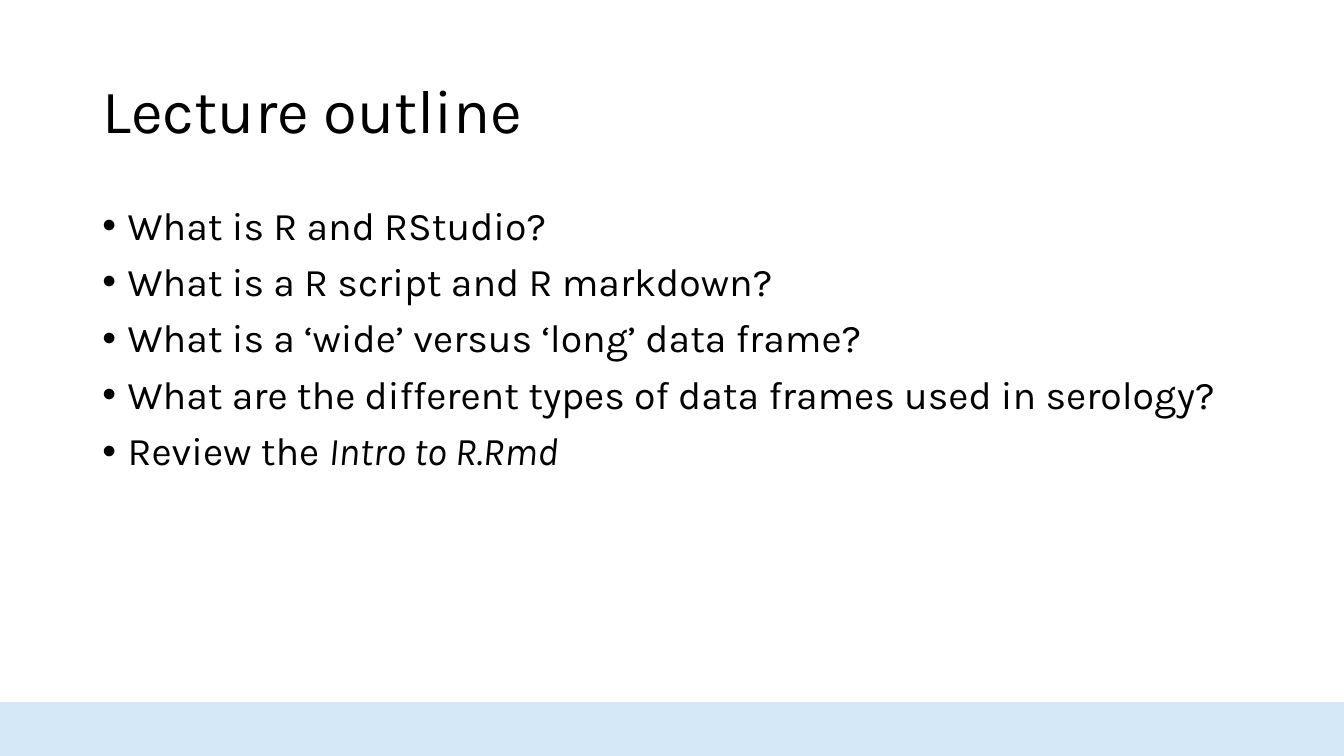
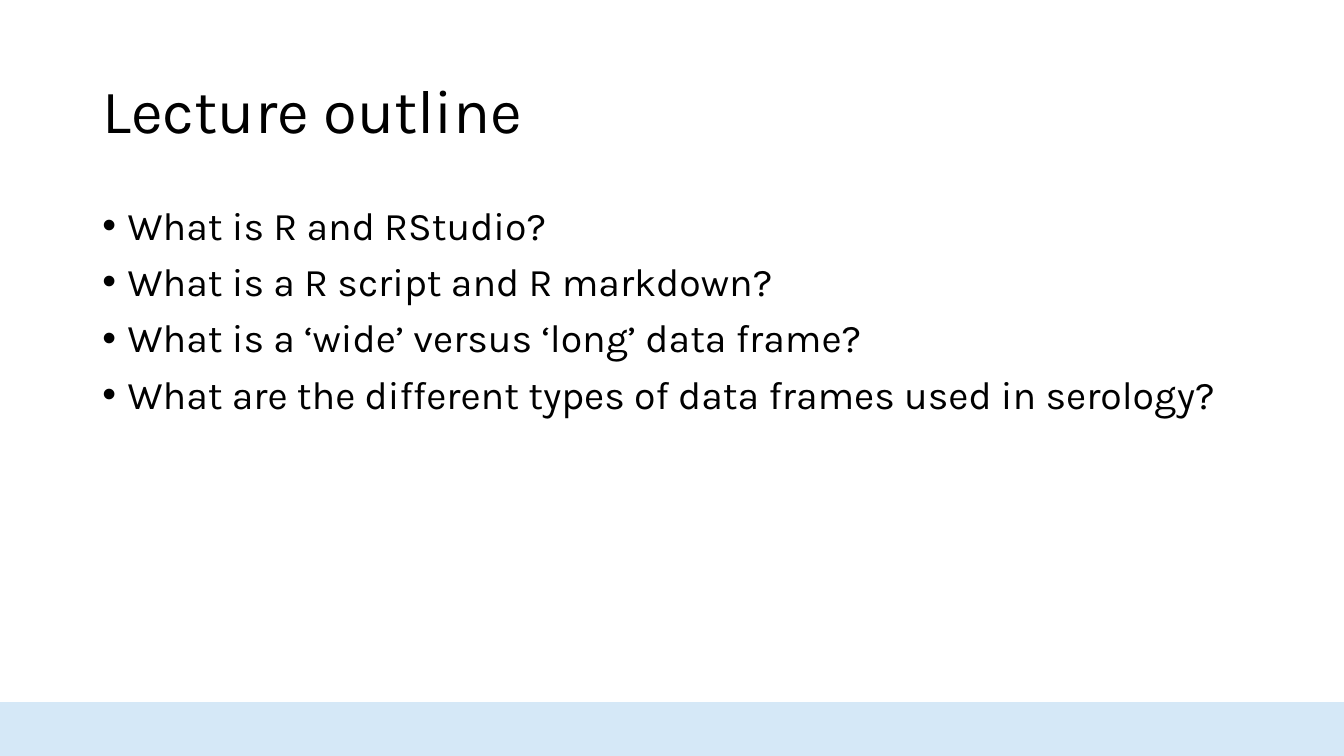
Before and after one commit to HopkinsIDD/seroanalytics_workshop, a slide deck: slide 2 of Part 2/Lecture 2.pptx. Drawn at 1344x756 pixels with LibreOffice and Linux fonts; fonts in the diff are those of the drawing; background and template pictures are left out. Boxes give left, top, right and bottom in pixels: in the first picture for what was removed or moved away, otherwise in the second. Text is boxed around its words. In the diff, an @@ line names an element or a change of style, - is before the commit and + after.

```diff
--- a/Part 2/Lecture 2.pptx
+++ b/Part 2/Lecture 2.pptx
@@ text at (128, 438, 558, 466): paragraph removed @@
-• Review the Intro to R.Rmd
```
Also in this commit, not shown: 3 other slides changed, 2 other files.
